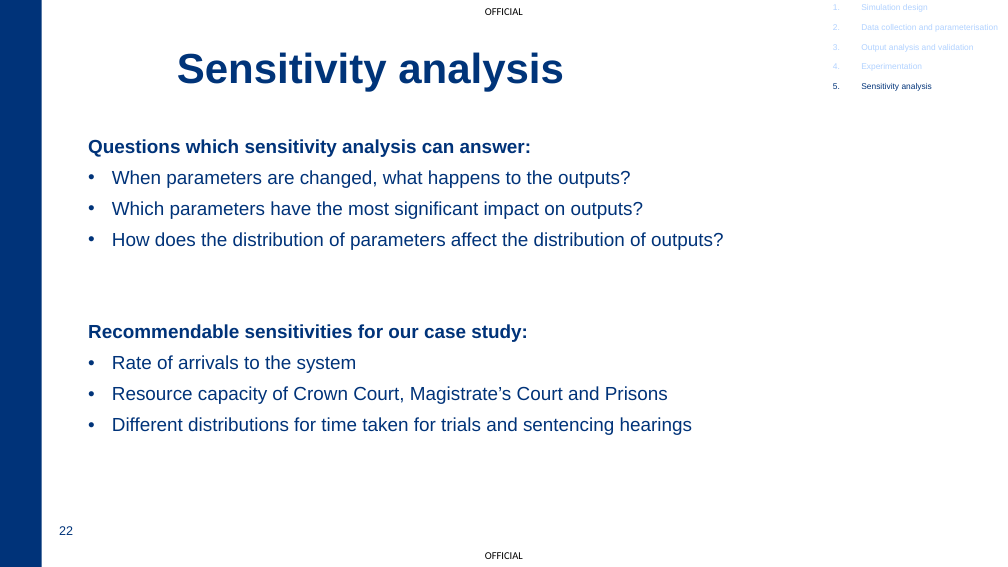
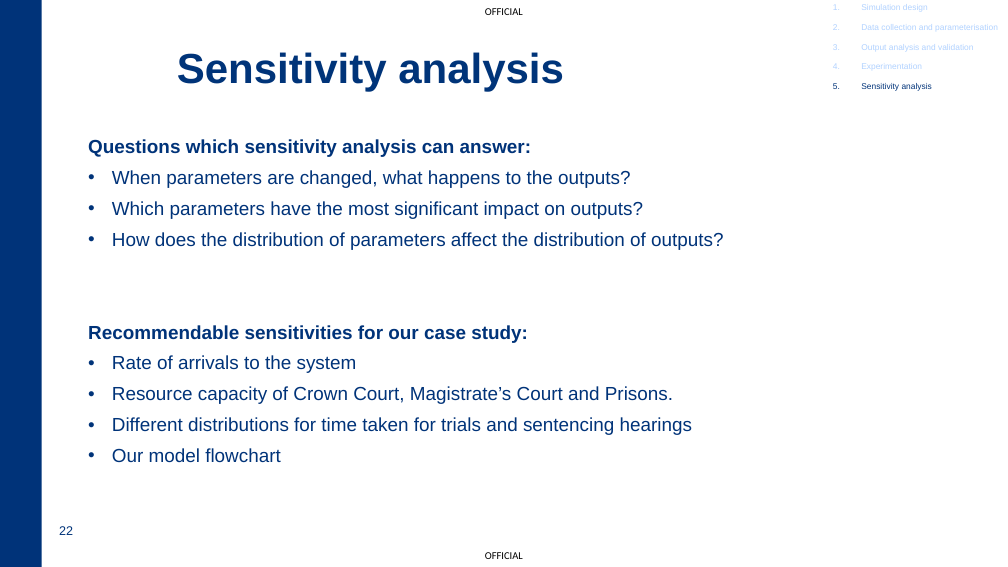
Before and after one commit to dugaldh/crown-court-simulation, a slide deck: slide 22 of slides/Simulation - GSFA Autumn Quarterly.pptx. Drawn at 1008x567 pixels with LibreOffice and Linux fonts; fonts in the diff are those of the drawing; background and template pictures are left out. Boxes give left, top, right and bottom in pixels: in the first picture for what was removed or moved away, otherwise in the second. Text is boxed around its words. In the diff, an @@ line names an element or a change of style, - is before the commit and + after.

```diff
--- a/slides/Simulation - GSFA Autumn Quarterly.pptx
+++ b/slides/Simulation - GSFA Autumn Quarterly.pptx
@@ text at <box>112,386,673,404</box>: text changed @@
-• Resource capacity of Crown Court, Magistrate’s Court and Prisons
+• Resource capacity of Crown Court, Magistrate’s Court and Prisons.
@@ text at <box>112,448,281,463</box>: paragraph added @@
+• Our model flowchart
```
Also in this commit, not shown: 9 other slides changed, 1 slide added, 1 slide removed.
